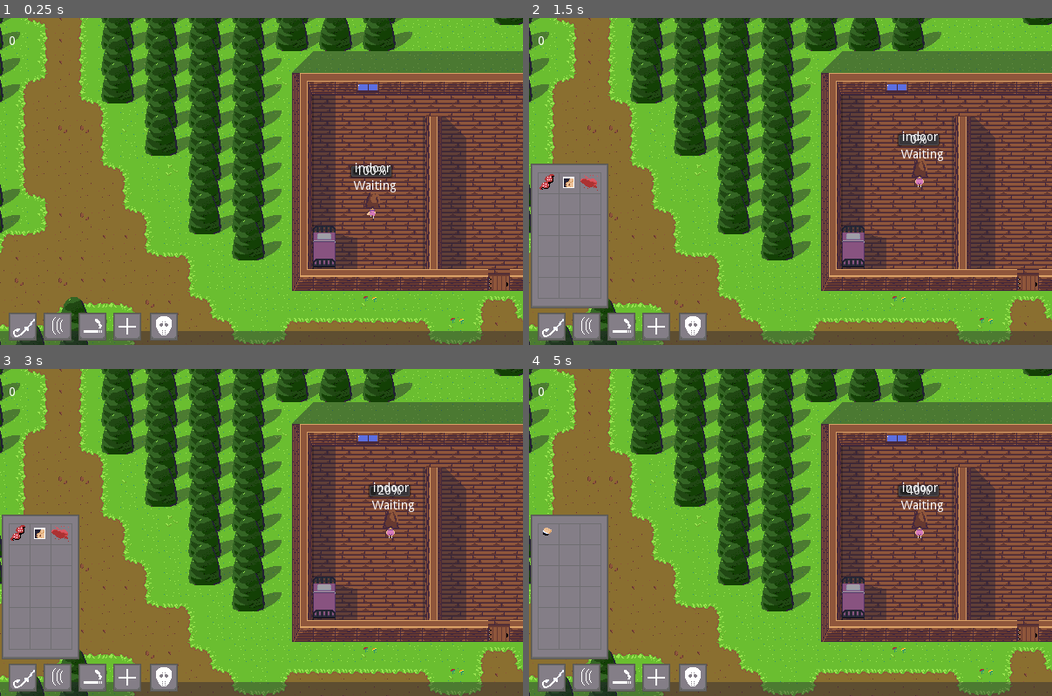
Above: before the commit, frames 1-4 (two rows, left to right).
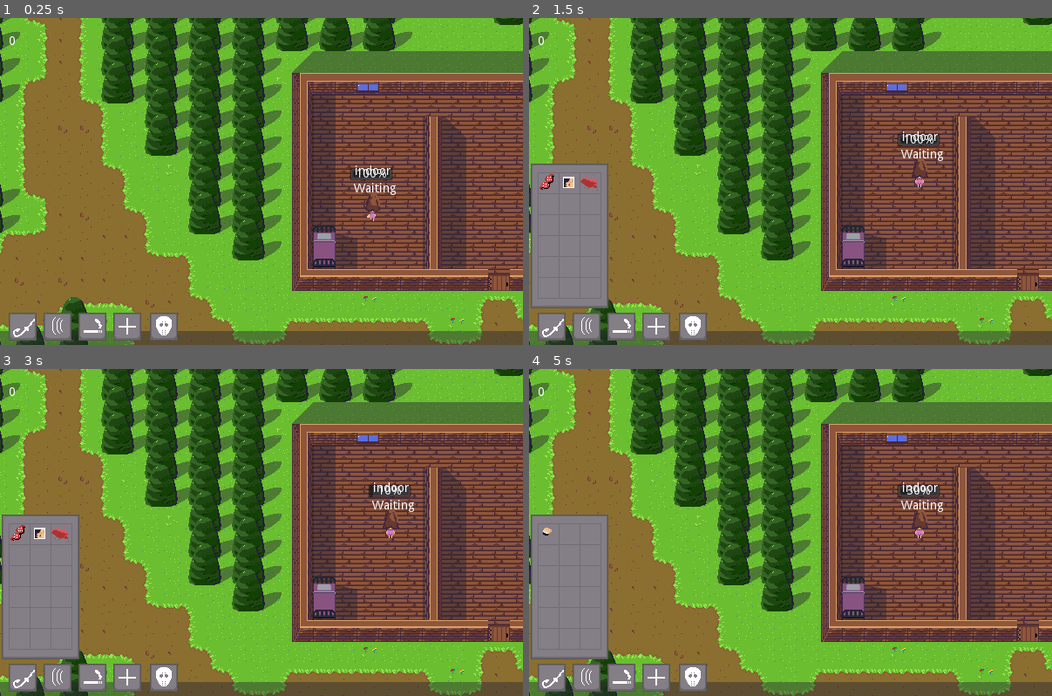
Above: after the commit, the same moments.

Repository: LucasCyka/The-Killer
Game: Godot game, scene res://scenes/prototype2.tscn
The game is run twice, just before and just after one commit, with the same random seed, the same clock (stepped at 60 frames per second) and the same inputs. The engine's default icon, where the game draws it, is replaced by a stand-in: a white triangle on a blue panel in a dark square.
Inputs (mouse positions are in pixels of both pictures, inside the frame that each line leads up to):
- Up to frame 1 (0.25 s): no input
- Up to frame 2 (1.5 s): click (691, 325) at 0.5 s; click (549, 325) at 1.25 s
- Up to frame 3 (3 s): click (20, 535) at 2 s; click (41, 532) at 2.75 s
- Up to frame 4 (5 s): click (591, 535) at 3.5 s; click (586, 676) at 4.25 s

The runs differ from the first frame. In frame 1, 0.5% of the frame differs, in the area x 67-76%, y 44-63%; in frame 2, less than 0.1%; in frame 3, less than 0.1%; in frame 4, less than 0.1%.

Commit message:
Implemented walking animatios for some states

Diff:
--- a/scenes/prototype2.tscn
+++ b/scenes/prototype2.tscn
@@ -214,6 +214,7 @@
 position = Vector2( 768.593, 241.677 )
 gender = 1
 id = 1
+speed = 50
 
 [node name="Routines" type="Node" parent="AI/Teenager"]
 
@@ -426,7 +427,7 @@
 position = Vector2( 799.806, 848.917 )
 z_index = 1
 frames = SubResource( 6 )
-frame = 5
+frame = 3
 playing = true
 
 [node name="Table2" type="Sprite" parent="WorldSprites"]
@@ -441,39 +442,37 @@
 position = Vector2( 1159.12, 268.952 )
 frames = SubResource( 7 )
 animation = "down"
-frame = 2
 playing = true
 
 [node name="AnimatedSprite2" type="AnimatedSprite" parent="WorldSprites"]
 position = Vector2( 1189.12, 268.952 )
 frames = SubResource( 7 )
 animation = "side"
-frame = 1
+frame = 3
 playing = true
 
 [node name="AnimatedSprite3" type="AnimatedSprite" parent="WorldSprites"]
 position = Vector2( 1219.12, 268.952 )
 frames = SubResource( 7 )
 animation = "up"
-frame = 2
 playing = true
 
 [node name="AnimatedSprite4" type="AnimatedSprite" parent="WorldSprites"]
 position = Vector2( 1158.64, 307.712 )
 frames = SubResource( 8 )
 animation = "down"
-frame = 3
+frame = 1
 playing = true
 
 [node name="AnimatedSprite5" type="AnimatedSprite" parent="WorldSprites"]
 position = Vector2( 1188.64, 307.712 )
 frames = SubResource( 8 )
 animation = "side"
+frame = 2
 playing = true
 
 [node name="AnimatedSprite6" type="AnimatedSprite" parent="WorldSprites"]
 position = Vector2( 1218.64, 307.712 )
 frames = SubResource( 8 )
 animation = "up"
-frame = 2
-playing = true
+playing = true
--- a/scripts/TeenageAI.gd
+++ b/scripts/TeenageAI.gd
@@ -122,7 +122,7 @@
 	if not is_routine_paused:
 		#decrease the teenager's modifiers when he's in routine mode.
 		decrease_modifiers()
-		update_animations()
+	update_animations()
 
 #	print(traps)
 	#updates the debug label
@@ -246,15 +246,28 @@
 			teenager_anims.play(animations[id]['Walking'][facing_direction]['anim'])
 			teenager_anims.set_flip_h(animations[id]['Walking'][facing_direction]['flip'])
 		else:
+			#TODO: waiting anims
 			teenager_anims.play(animations[id]['Idle'][facing_direction]['anim'])
 			teenager_anims.set_flip_h(animations[id]['Idle'][facing_direction]['flip'])
-
-	"""
-	if gender == GENDER.MALE:
-		teenager_anims.play("MaleNormal")
-	else:
-		teenager_anims.play("FemaleNormal")
-	"""
+	elif state_machine.get_current_state() == 'Moving':
+			teenager_anims.play(animations[id]['Walking'][facing_direction]['anim'])
+			teenager_anims.set_flip_h(animations[id]['Walking'][facing_direction]['flip'])
+	elif state_machine.get_current_state() == 'Lured':
+		if not state_animation:
+			teenager_anims.play(animations[id]['Walking'][facing_direction]['anim'])
+			teenager_anims.set_flip_h(animations[id]['Walking'][facing_direction]['flip'])
+		else:
+			#TODO: lured anims
+			teenager_anims.play(animations[id]['Idle'][facing_direction]['anim'])
+			teenager_anims.set_flip_h(animations[id]['Idle'][facing_direction]['flip'])
+	elif state_machine.get_current_state() == 'Startled':
+		if not state_animation:
+			teenager_anims.play(animations[id]['Walking'][facing_direction]['anim'])
+			teenager_anims.set_flip_h(animations[id]['Walking'][facing_direction]['flip'])
+		else:
+			#TODO: startled anims
+			teenager_anims.play(animations[id]['Idle'][facing_direction]['anim'])
+			teenager_anims.set_flip_h(animations[id]['Idle'][facing_direction]['flip'])
 
 #return a string according to the gender
 func get_gender():
--- a/scripts/states/ai/Lured.gd
+++ b/scripts/states/ai/Lured.gd
@@ -19,6 +19,7 @@
 #constructor
 func init(base,state_position,state_time):
 	self.base = base
+	base.teenager.state_animation = true
 	self.base.is_forced_state = false
 	teenager = base.teenager
 	initial_position = teenager.kinematic_teenager.global_position
@@ -64,8 +65,10 @@
 
 func update(delta):
 	if !following_trail or trail.size() == 0:
+		base.teenager.state_animation = true
 		return
 	if not trap.is_one_shot() and trail.size()-1 == current_section:
+		base.teenager.state_animation = true
 		return
 
 	if teenager.walk(trail[current_section]):
@@ -107,6 +110,7 @@
 #when the teenager starts to follow the trail again
 func start_following_trail():
 	following_trail = true
+	base.teenager.state_animation = false
 	_timer.stop()
 
 func set_trail(value):
